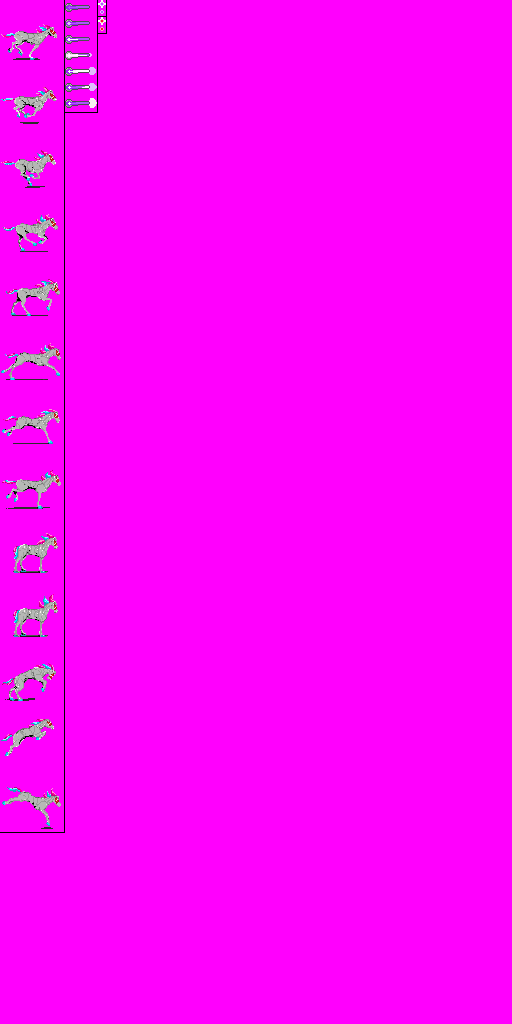
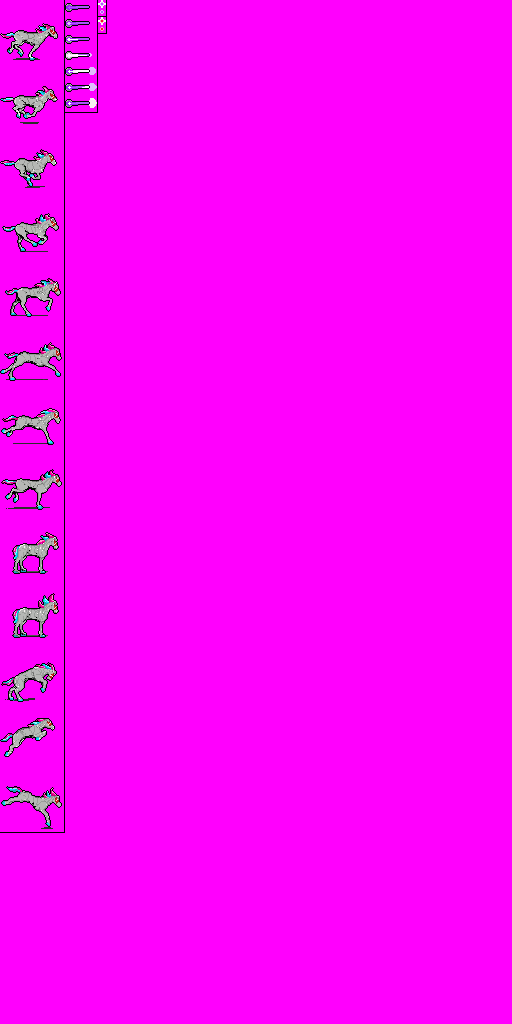
Comparing the layer stacks of the two (512, 1024) images. Changes:
added layer "Outline" above "Bad bullet (+80 hue)" over [0, 3, 90, 827]
